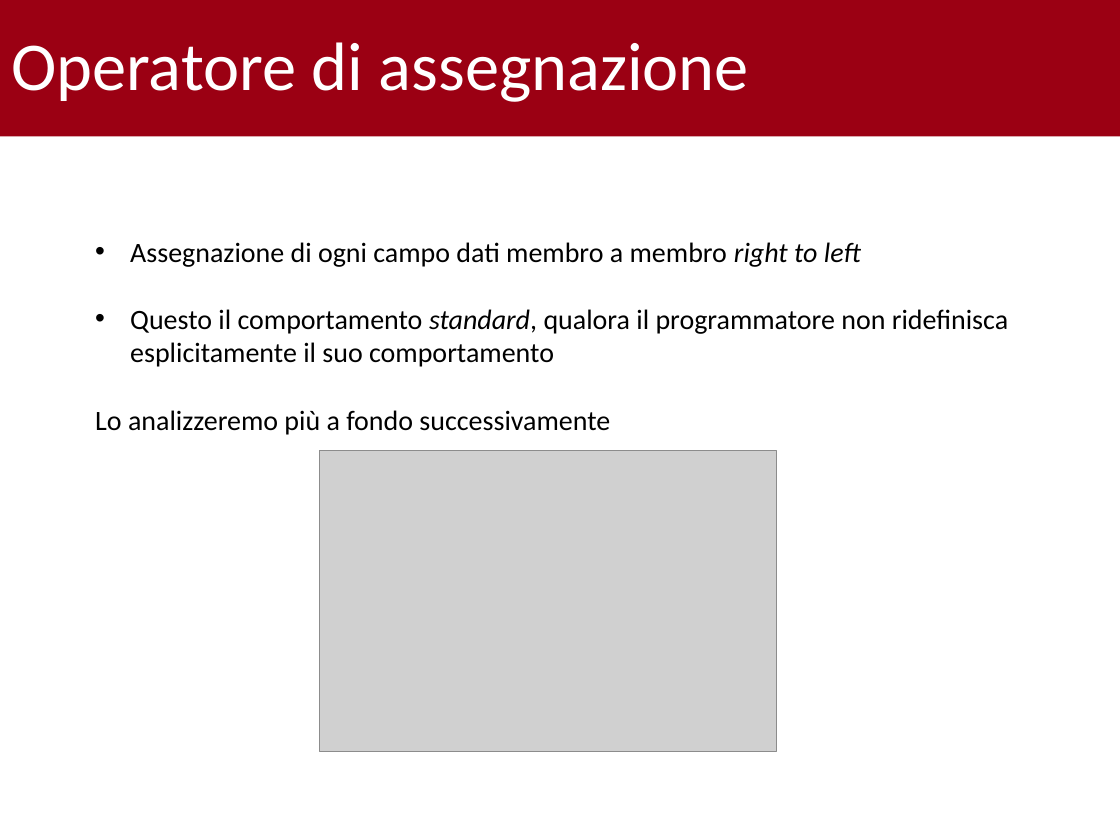
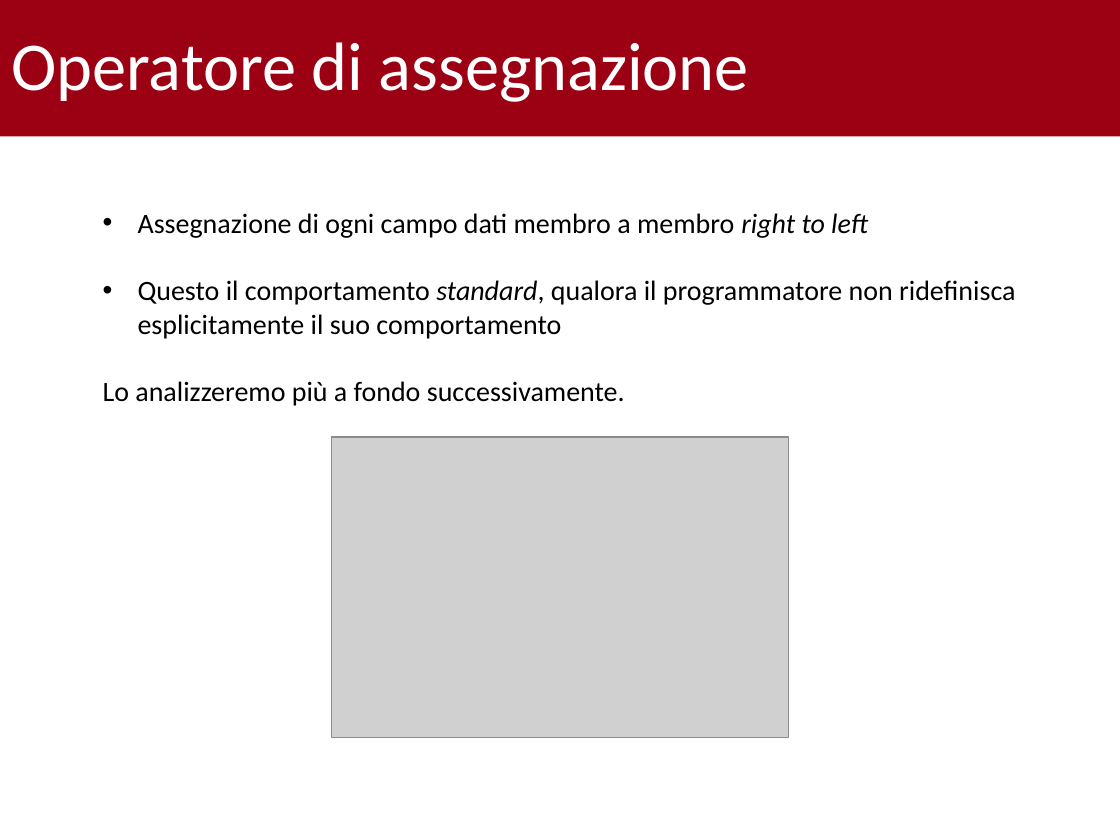
Before and after one commit to gabrielrovesti/Teaching-And-Tutoring, a slide deck: slide 23 of UniPD/P2 - Semestre 1/25-10/Tutorato 1.pptx (slide 20 before the commit). Drawn at 1120x840 pixels with LibreOffice and Linux fonts; fonts in the diff are those of the drawing; grey boxes stand for pictures; background and template pictures are left out. Boxes give left, top, right and bottom in pixels: in the first picture for what was removed or moved away, otherwise in the second. Text is boxed around its words. In the diff, an @@ line names an element or a change of style, - is before the commit and + after.

```diff
--- a/UniPD/P2 - Semestre 1/25-10/Tutorato 1.pptx
+++ b/UniPD/P2 - Semestre 1/25-10/Tutorato 1.pptx
@@ text "Assegnazione di ogni campo dati ...": place and size @@
-text "Assegnazione di ogni campo dati ..." at <box>95,242,1008,435</box>
+text "Assegnazione di ogni campo dati ..." at <box>103,213,1015,406</box>
@@ text at <box>103,381,625,406</box>: text changed @@
-Lo analizzeremo più a fondo successivamente
+Lo analizzeremo più a fondo successivamente.
@@ picture: place and size @@
-picture at <box>319,451,776,752</box>
+picture at <box>332,437,788,737</box>
```
Also in this commit, not shown: 16 other slides changed, 6 slides added, 19 other files.
